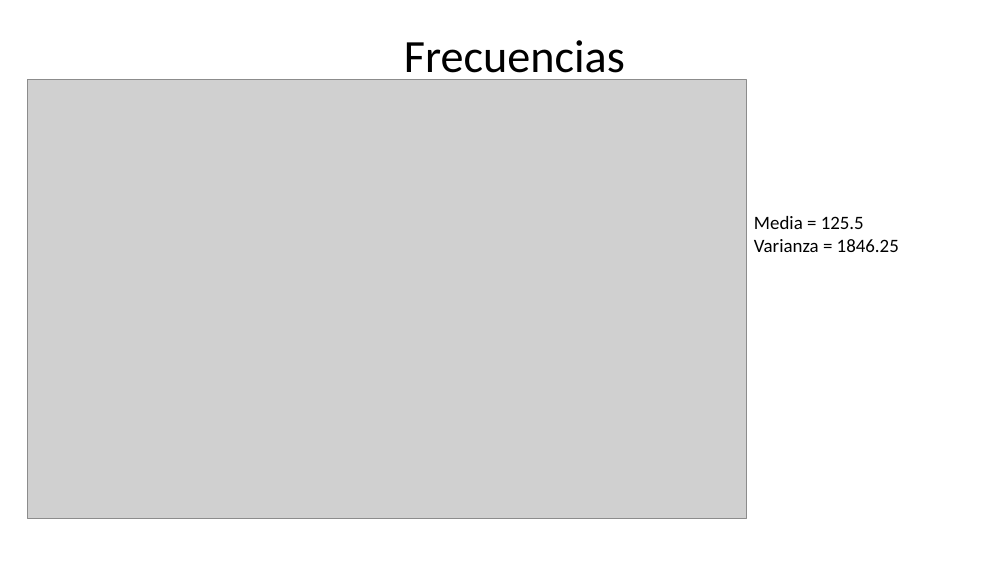
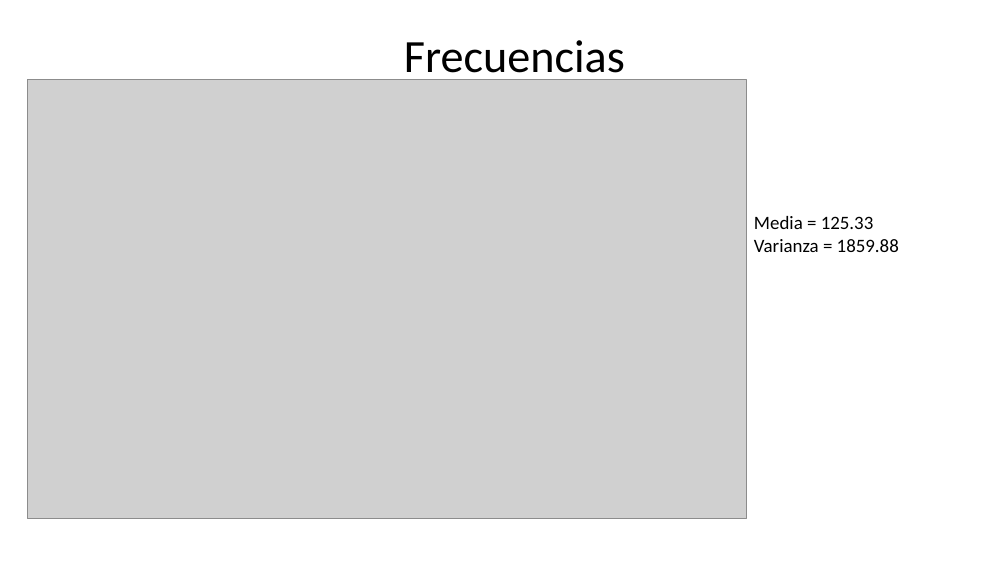
Before and after one commit to EstebanLSCR/Codigo-proyecto, a slide deck: slide 16 of Presentación proyecto.pptx. Drawn at 1008x567 pixels with LibreOffice and Linux fonts; fonts in the diff are those of the drawing; grey boxes stand for pictures. Boxes give left, top, right and bottom in pixels: in the first picture for what was removed or moved away, otherwise in the second. Text is boxed around its words. In the diff, an @@ line names an element or a change of style, - is before the commit and + after.

```diff
--- a/Presentación proyecto.pptx
+++ b/Presentación proyecto.pptx
@@ text at (754,216,899,252): text changed @@
-Media = 125.5
-Varianza = 1846.25
+Media = 125.33
+Varianza = 1859.88
```
Also in this commit, not shown: 6 other files.
